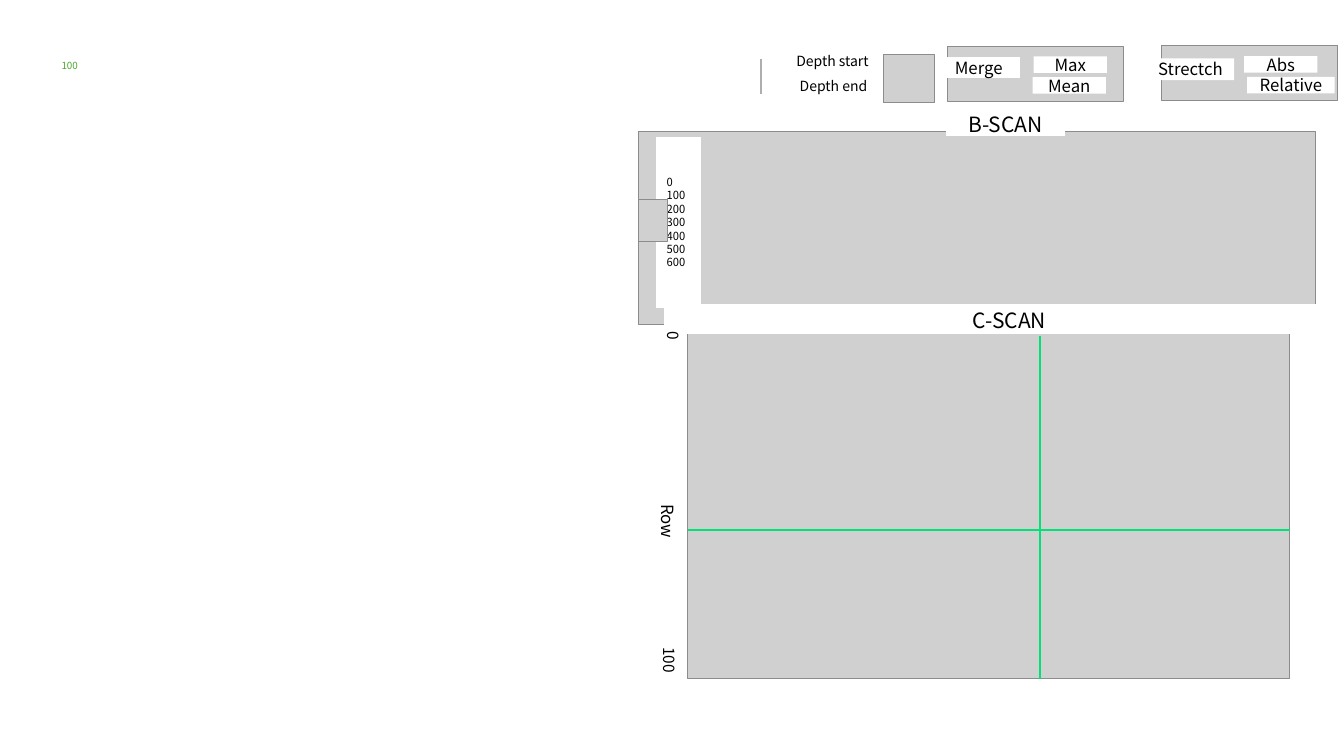
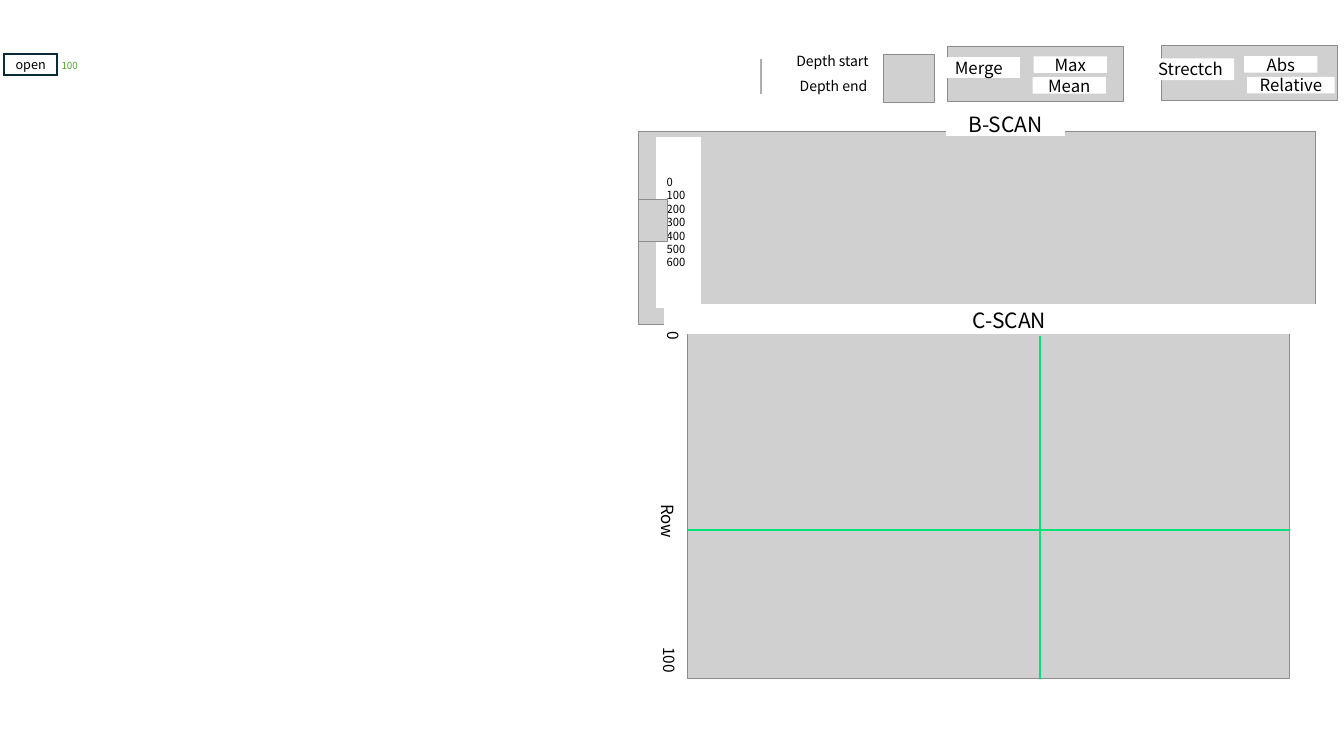
Before and after one commit to yhh503-sudo/Mater-Degree-2026, a slide deck: slide 34 of Document 26.09.01/논문 자료.pptx. Drawn at 1344x756 pixels with LibreOffice and Linux fonts; fonts in the diff are those of the drawing; grey boxes stand for pictures; background and template pictures are left out. Boxes give left, top, right and bottom in pixels: in the first picture for what was removed or moved away, otherwise in the second. Text is boxed around its words. In the diff, an @@ line names an element or a change of style, - is before the commit and + after.

```diff
--- a/Document 26.09.01/논문 자료.pptx
+++ b/Document 26.09.01/논문 자료.pptx
@@ rectangle added at <box>4,54,57,76</box>, fill #FFFFFF, outline #092A39 1.5 pt, 9 pt, text #000000 @@
+open
```
Also in this commit, not shown: 1 other file.
